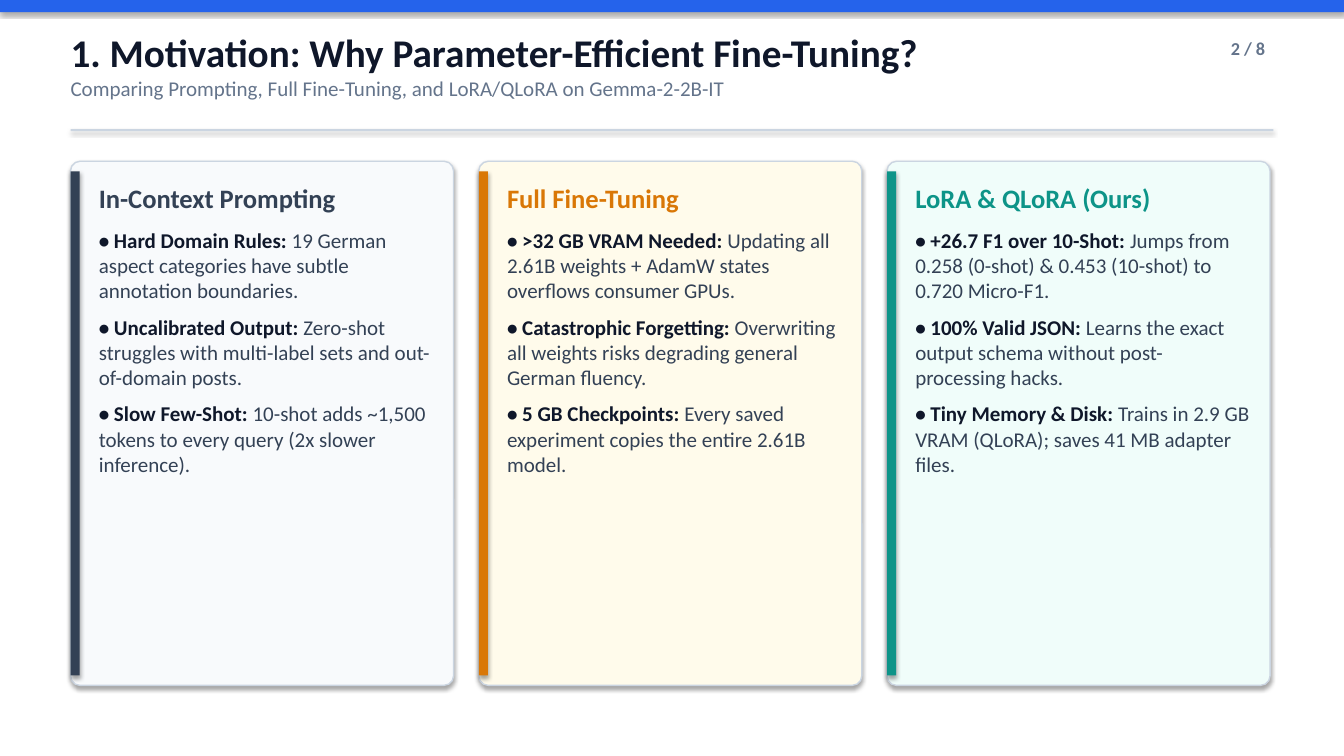
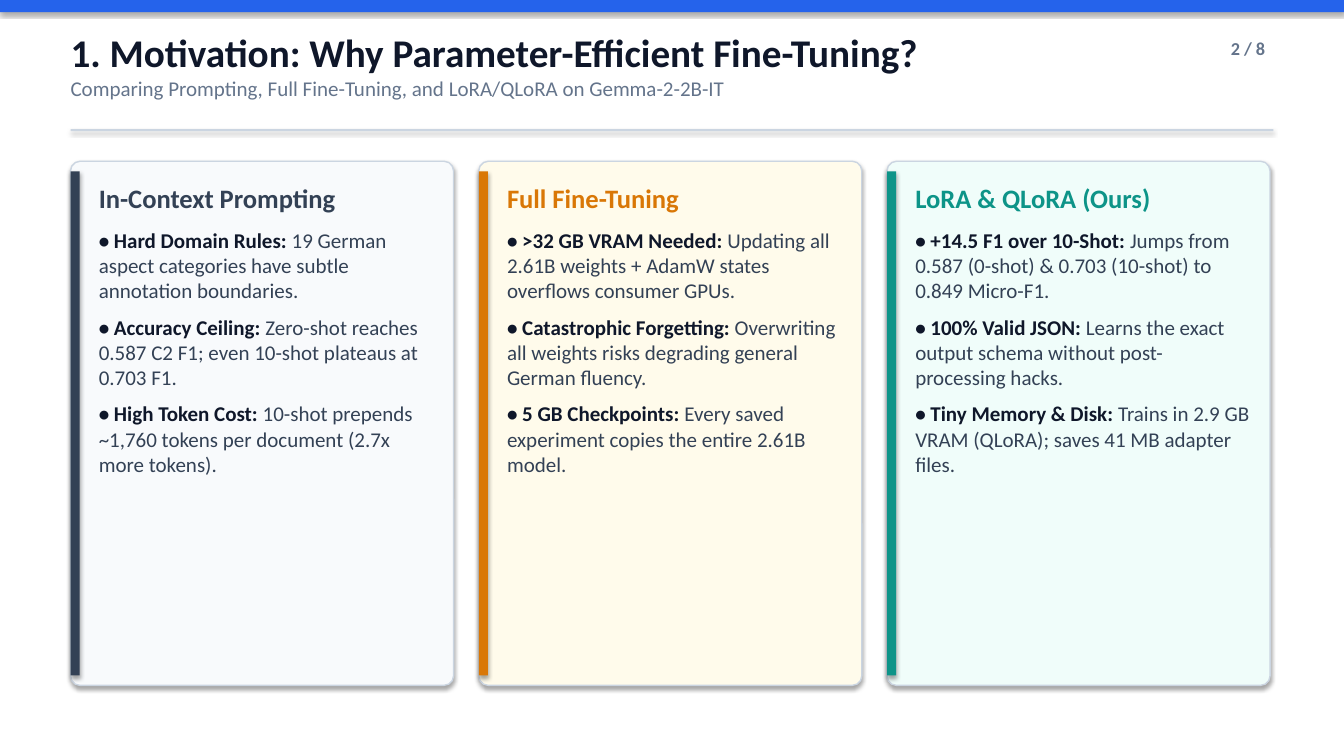
Before and after one commit to simon-clematide/gemma-qlora-finetuning, a slide deck: slide 2 of docs/gemma_qlora_core_concepts.pptx. Drawn at 1344x756 pixels with LibreOffice and Linux fonts; fonts in the diff are those of the drawing. Boxes give left, top, right and bottom in pixels: in the first picture for what was removed or moved away, otherwise in the second. Text is boxed around its words. In the diff, an @@ line names an element or a change of style, - is before the commit and + after.

```diff
--- a/docs/gemma_qlora_core_concepts.pptx
+++ b/docs/gemma_qlora_core_concepts.pptx
@@ text at (915, 233, 1229, 298): text changed @@
-• +26.7 F1 over 10-Shot: Jumps from 0.258 (0-shot) & 0.453 (10-shot) to 0.720 Micro-F1.
+• +14.5 F1 over 10-Shot: Jumps from 0.587 (0-shot) & 0.703 (10-shot) to 0.849 Micro-F1.
@@ text at (99, 320, 418, 475): text changed @@
-• Uncalibrated Output: Zero-shot struggles with multi-label sets and out-of-domain posts.
-• Slow Few-Shot: 10-shot adds ~1,500 tokens to every query (2x slower inference).
+• Accuracy Ceiling: Zero-shot reaches 0.587 C2 F1; even 10-shot plateaus at 0.703 F1.
+• High Token Cost: 10-shot prepends ~1,760 tokens per document (2.7x more tokens).
```
Also in this commit, not shown: 3 other slides changed, 2 other files.
